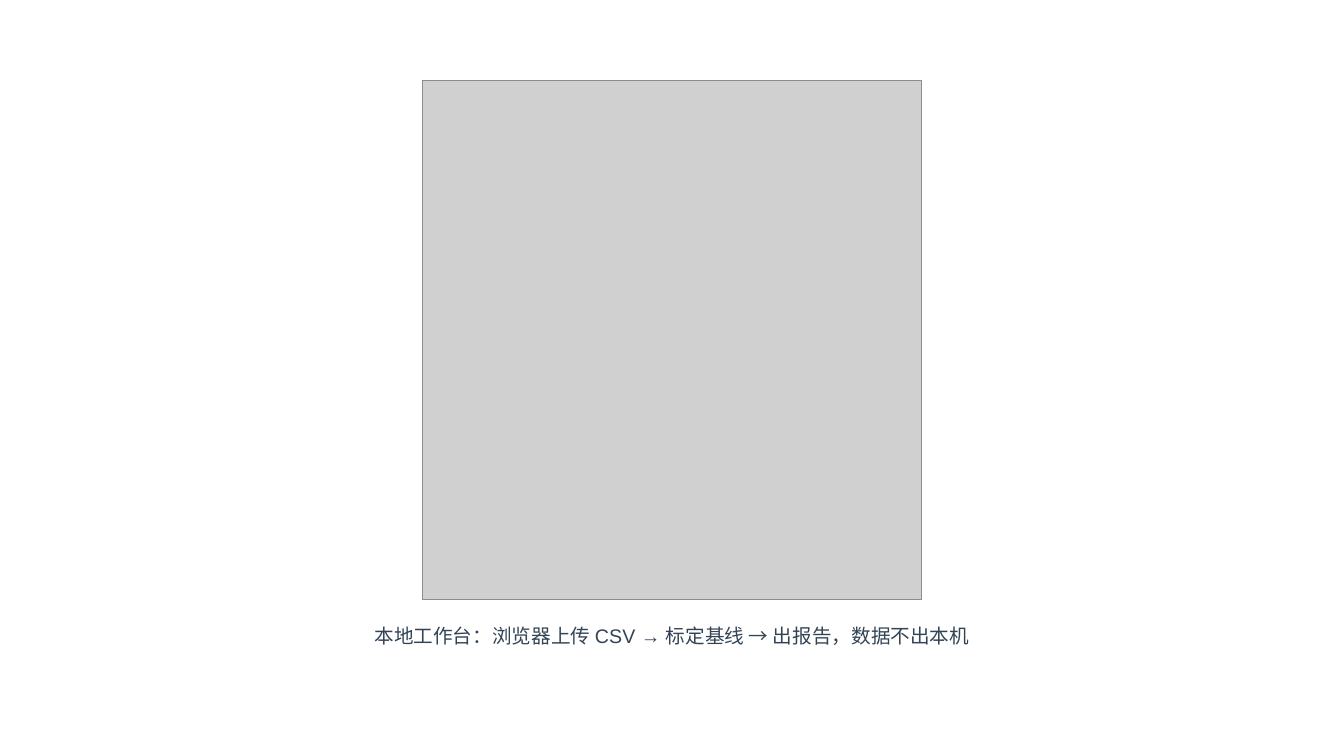
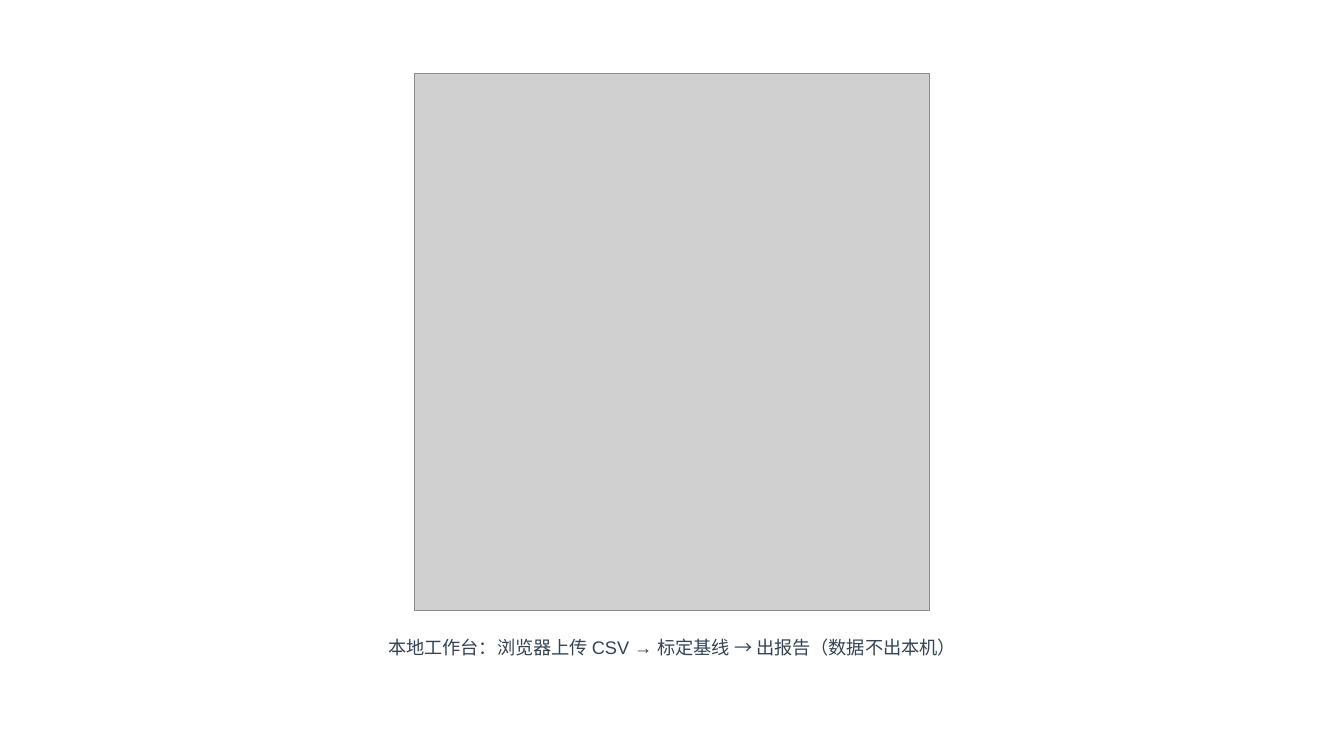
Before and after one commit to by739yang/BEWG_PdM, a slide deck: slide 16 of deliverables/ppt/澜脉_商业计划书.pptx (slide 26 before the commit). Drawn at 1344x756 pixels with LibreOffice and Linux fonts; fonts in the diff are those of the drawing; grey boxes stand for pictures. Boxes give left, top, right and bottom in pixels: in the first picture for what was removed or moved away, otherwise in the second. Text is boxed around its words. In the diff, an @@ line names an element or a change of style, - is before the commit and + after.

```diff
--- a/deliverables/ppt/澜脉_商业计划书.pptx
+++ b/deliverables/ppt/澜脉_商业计划书.pptx
@@ picture: place and size @@
-picture at [422,81,921,600]
+picture at [414,74,930,610]
@@ text at [388,638,956,656]: text changed; size 14 to 13 pt @@
-本地工作台：浏览器上传 CSV → 标定基线 → 出报告，数据不出本机
+本地工作台：浏览器上传 CSV → 标定基线 → 出报告（数据不出本机）
```
Also in this commit, not shown: 28 other slides changed, 18 slides removed, 5 other files.
